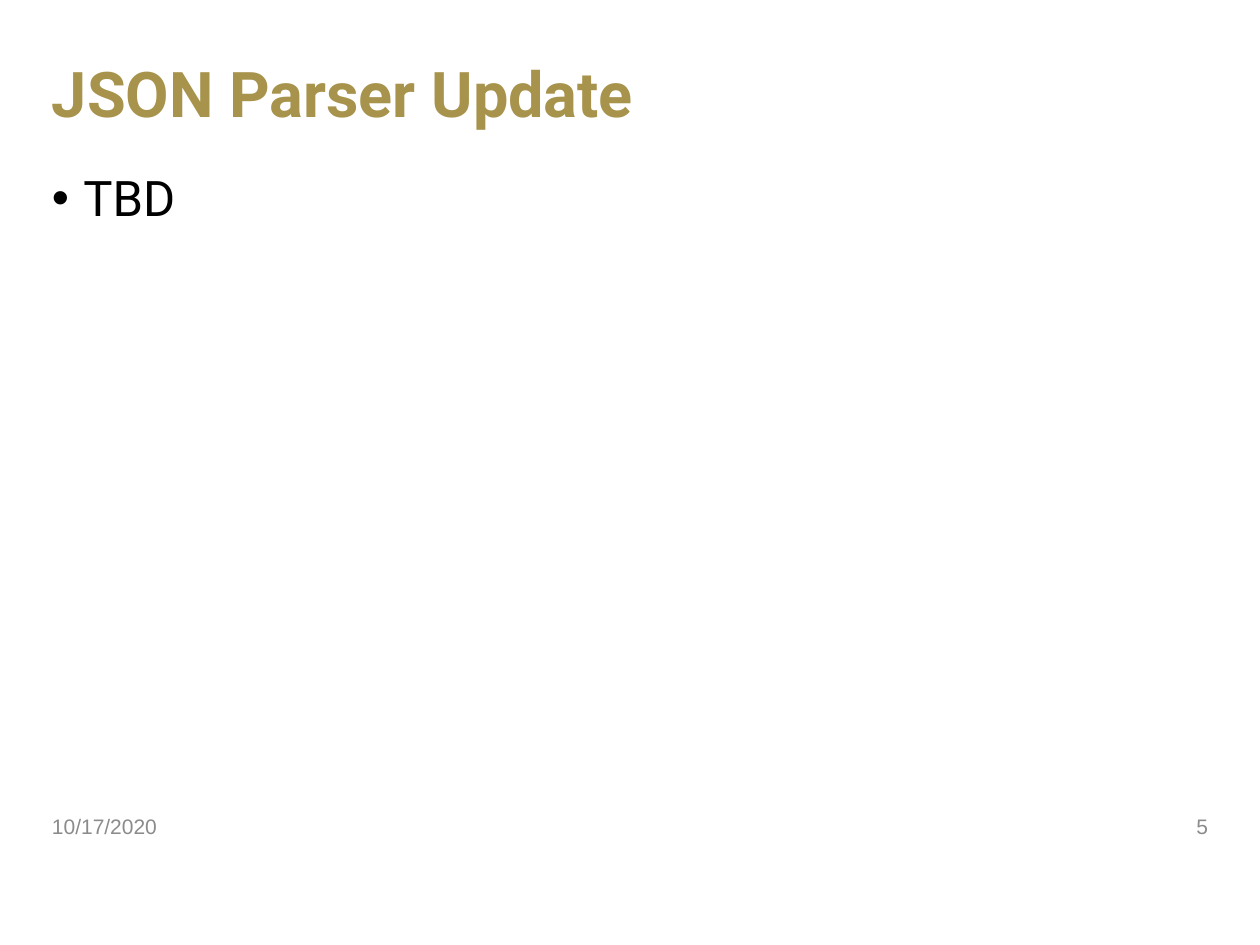
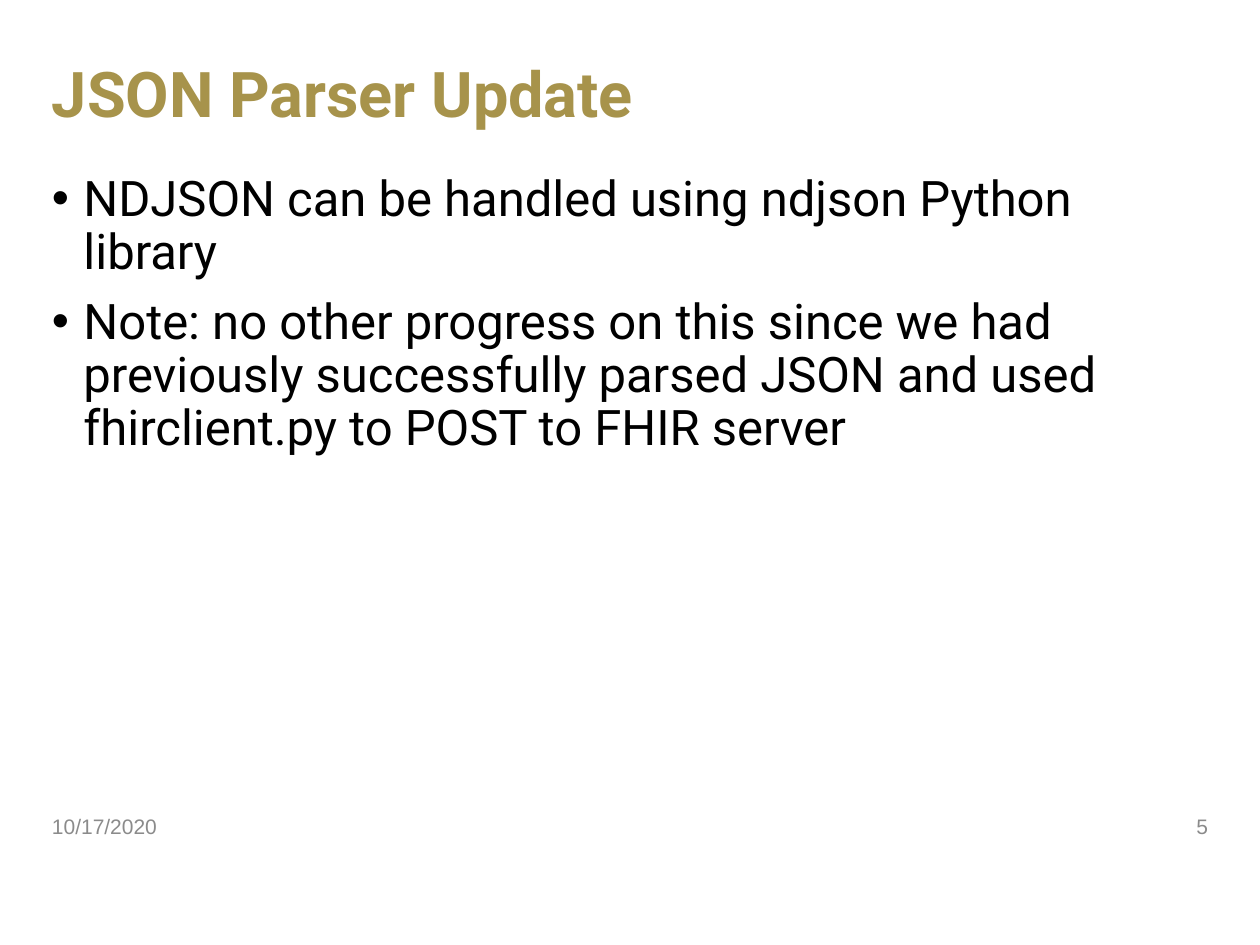
Before and after one commit to jdavis470/National-Firefighter-Registry, a slide deck: slide 5 of collateral/Team 55 Sprint 4.pptx. Drawn at 1260x945 pixels with LibreOffice and Linux fonts; fonts in the diff are those of the drawing; background and template pictures are left out. Boxes give left, top, right and bottom in pixels: in the first picture for what was removed or moved away, otherwise in the second. Text is boxed around its words. In the diff, an @@ line names an element or a change of style, - is before the commit and + after.

Commit message:
Updated schedule to reflect rolling in FHIR validation into parsers

```diff
--- a/collateral/Team 55 Sprint 4.pptx
+++ b/collateral/Team 55 Sprint 4.pptx
@@ text at [83,179,1096,456]: text changed @@
-• TBD
+• NDJSON can be handled using ndjson Python library
+• Note: no other progress on this since we had previously successfully parsed JSON and used fhirclient.py to POST to FHIR server
```
Also in this commit, not shown: 7 other slides changed, 1 slide added, 1 other file.
